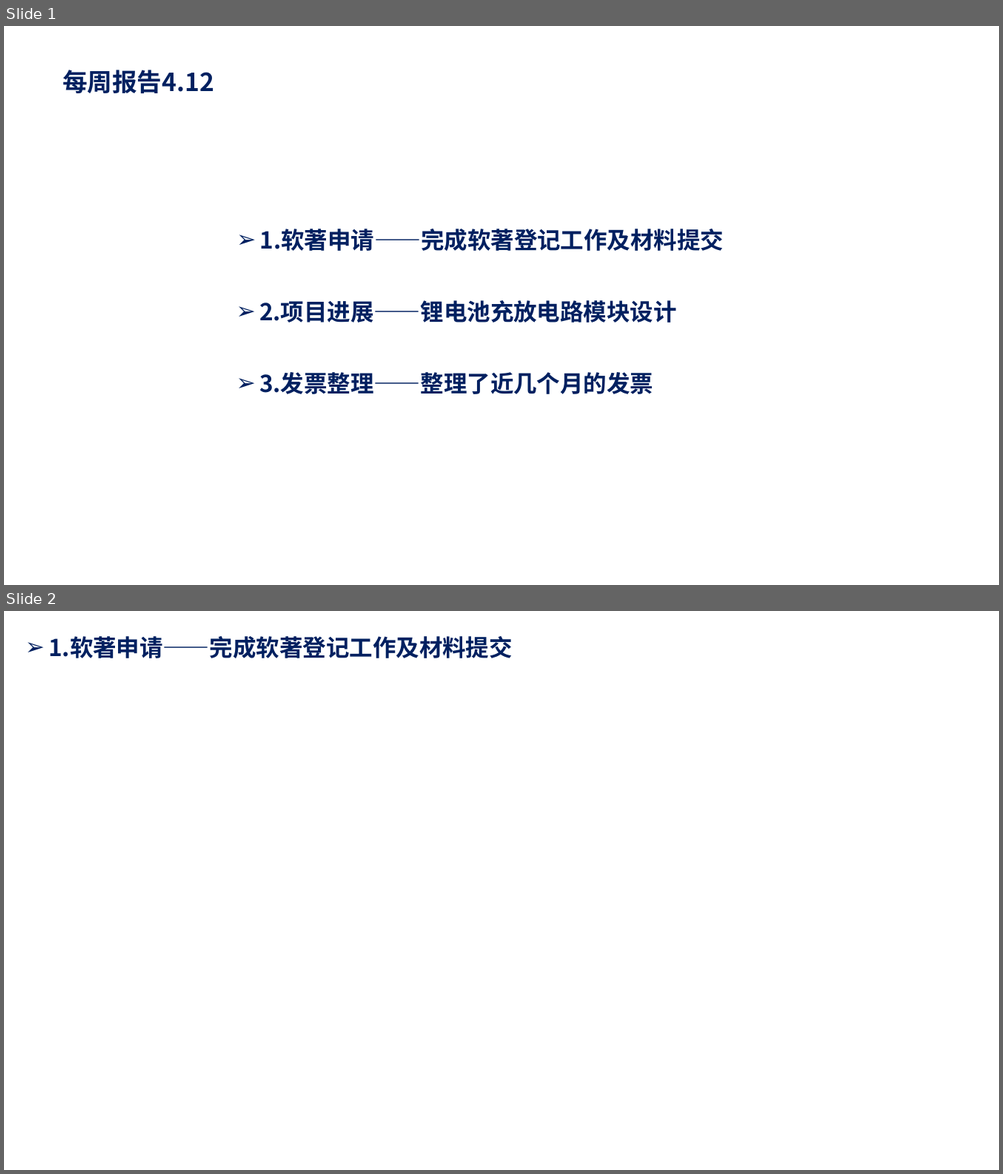
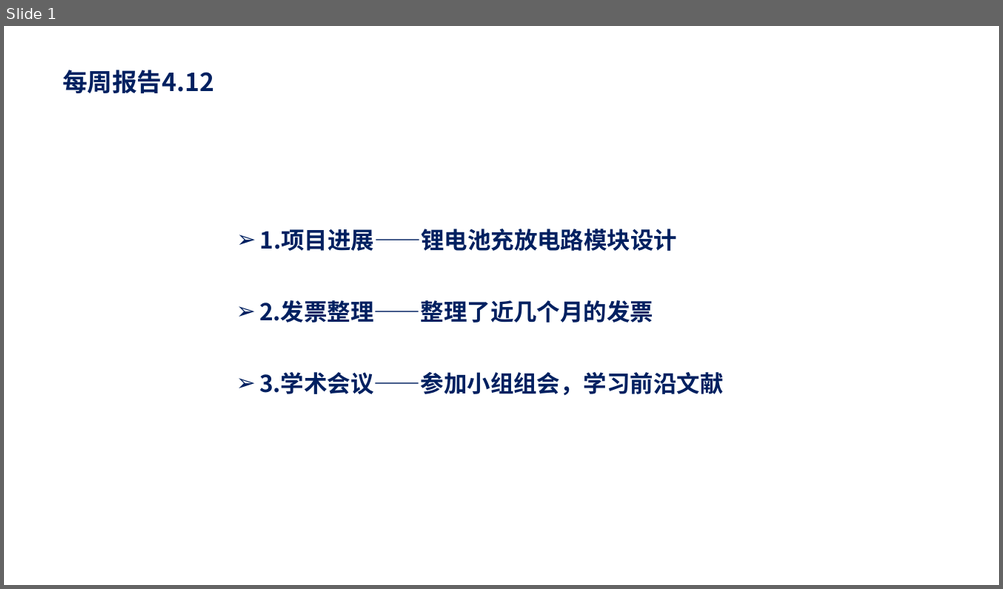
Before and after one commit to Humble-Engineer/Reports, a slide deck: 2024年/周报20240412.pptx. Shown one above the other, each under a label of ours: slides 1 and 2 before the commit, slide 1 after it. The pictures are 1003x1174 and 1003x589 pixels, drawn with LibreOffice and Linux fonts; fonts in the diff are those of the drawing. Boxes give left, top, right and bottom in pixels: in the first picture for what was removed or moved away, otherwise in the second. Text is boxed around its words. In the diff, an @@ line names an element or a change of style, - is before the commit and + after.

```diff
--- a/2024年/周报20240412.pptx
+++ b/2024年/周报20240412.pptx
@@ slide 2 removed at box(4, 611, 999, 1170), background #FFFFFF @@
@@ text removed at box(48, 636, 512, 658) @@
-➢ 1.软著申请——完成软著登记工作及材料提交
@@ slide 1 changed as well @@
@@ text at box(260, 229, 677, 251): text changed @@
-➢ 1.软著申请——完成软著登记工作及材料提交
+➢ 1.项目进展——锂电池充放电路模块设计
@@ text at box(259, 301, 653, 323): text changed @@
-➢ 2.项目进展——锂电池充放电路模块设计
+➢ 2.发票整理——整理了近几个月的发票
@@ text at box(259, 372, 723, 395): text changed @@
-➢ 3.发票整理——整理了近几个月的发票
+➢ 3.学术会议——参加小组组会，学习前沿文献
```
Also in this commit, not shown: 2 other slides changed, 1 slide added.
